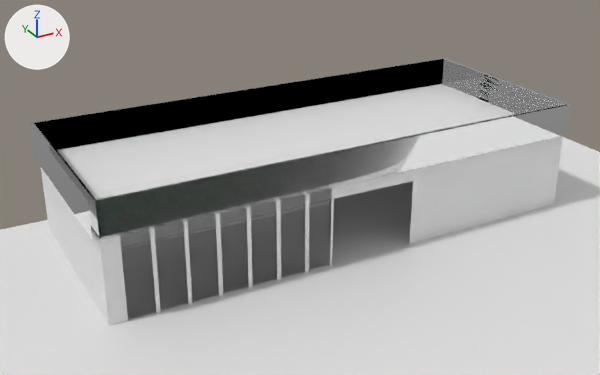
Two versions of the Blender file GasStation.blend, one commit apart.
The view is the same before and after, from a camera (50 mm lens) standing at (-94.7, -97.5, 92.4) and looking at (-3.3, 68.8, 9.2). The axes (+X, +Y, +Z) are drawn at upper left. The lights are the same throughout.
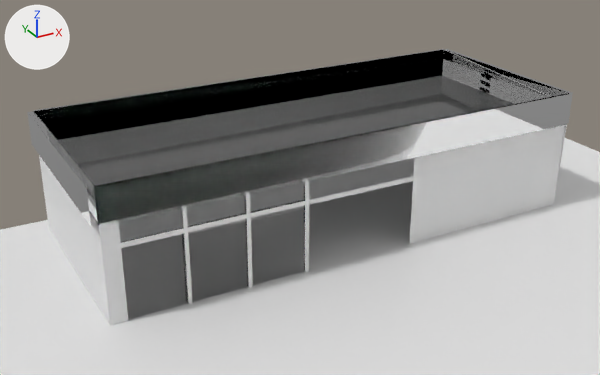
Pixel boxes [x1, y1, x2, y2] of what changed, in the pictures (600 x 375 px; the box of a moved part takes in the faces that stretch with it):
'Cube.001', reshaped
    before: [29, 58, 571, 326]
    after: [27, 49, 573, 326]
'Cube.002', deleted
    before: [57, 84, 515, 199]
part 1 of me_cube_001, moved or reshaped (not visible afterwards)
    before: [31, 58, 569, 326]

What the commit changed:
me_cube_001 is used by ob_cube_001; location (2.0, 58.4, 8.8); scale (60.0, 25.0, 10.0).
me_cube_001 had 230 vertices, 191 faces, 9 loose edges and spanned x -1.06..0.99, y -0.56..1.49, z -0.88..1.92.
me_cube_001 now has 339 vertices, 260 faces, 29 loose edges and spans x -1.06..0.99, y -0.56..1.49, z -0.88..2.19.
me_cube_001 part 1: 23 vertices moved from x -1.03..0.97, y -0.56..1.49, z -0.88..1.9 to x -1.03..0.97, y -0.56..1.49, z -0.88..2.19; 94 vertices removed from x -1.06..0.99, y -0.56..1.49, z -0.88..1.9; 202 vertices added at x -1.06..0.99, y -0.56..1.49, z -0.88..2.19.
Object 'Cube.002' (ob_cube_002) is deleted.
